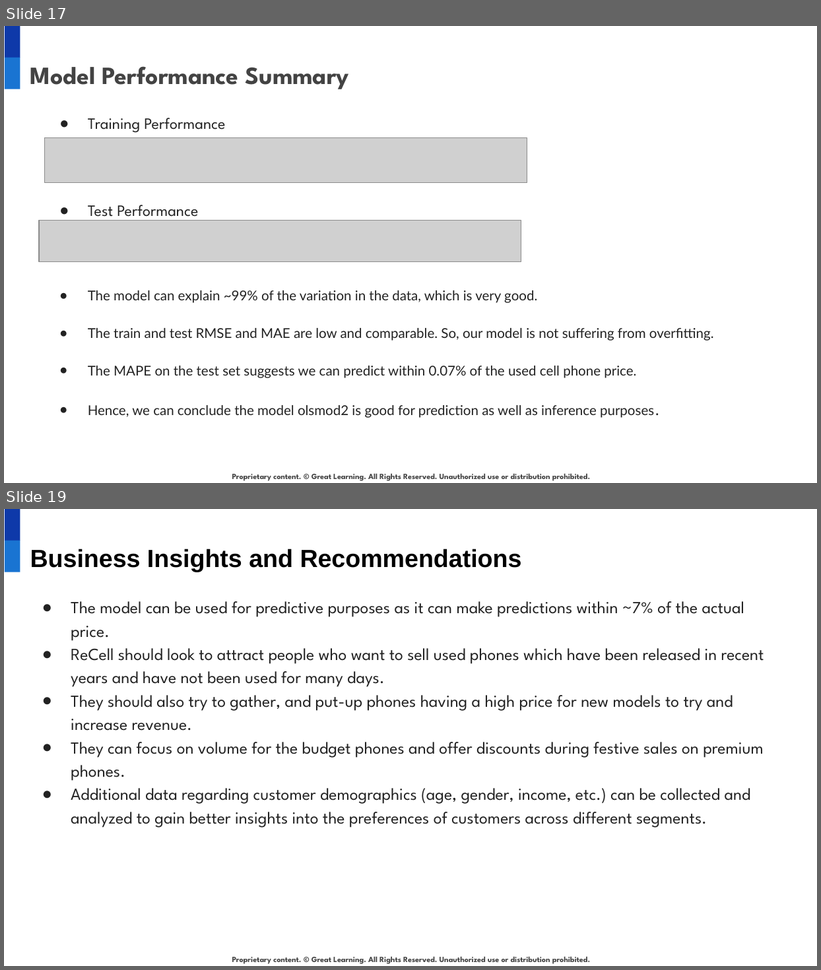
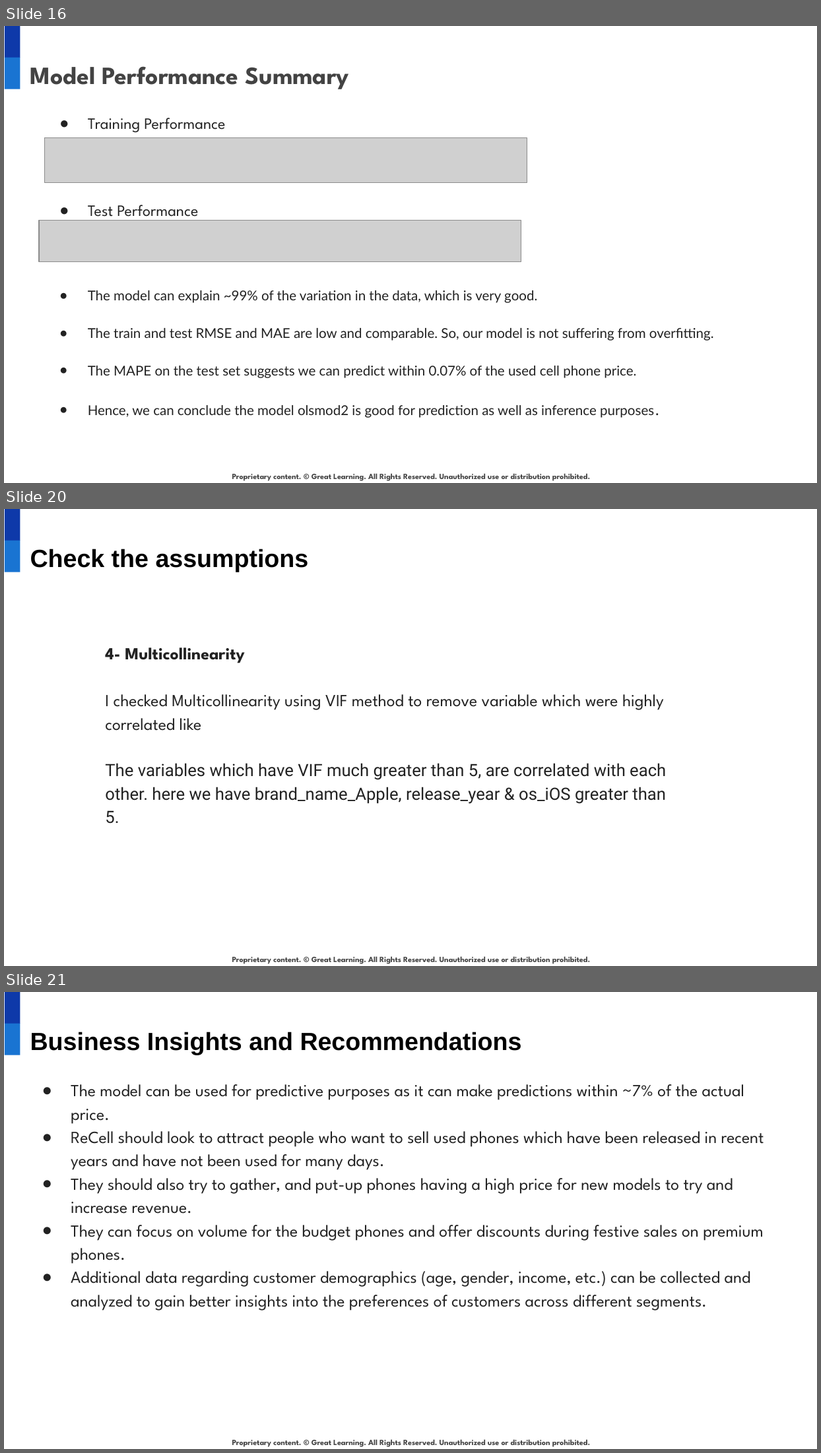
Before and after one commit to narges-shahmo/UT-Austin-Data-Science-Post-Graduate, a slide deck: linear regression/used_cellphone_presentation.pptx. Shown one above the other, each under a label of ours: slides 17 and 19 before the commit, slides 16, 20 and 21 after it; the slides between them are not shown. The pictures are 821x970 and 821x1453 pixels, drawn with LibreOffice and Linux fonts; fonts in the diff are those of the drawing; grey boxes stand for pictures; background and template pictures are left out. Boxes give left, top, right and bottom in pixels: in the first picture for what was removed or moved away, otherwise in the second. Text is boxed around its words. In the diff, an @@ line names an element or a change of style, - is before the commit and + after.

```diff
--- a/linear regression/used_cellphone_presentation.pptx
+++ b/linear regression/used_cellphone_presentation.pptx
@@ slide 20 added at (x1=4, y1=509, x2=817, y2=966), background #FFFFFF; not listed: 3 template elements that a slide beside it also shows @@
@@ title added at (x1=30, y1=549, x2=309, y2=572), 22 pt, text #000000, bold @@
+Check the assumptions
@@ text added at (x1=105, y1=648, x2=666, y2=824), 15 pt, text #222222 @@
+4- Multicollinearity
+I checked Multicollinearity using VIF method to remove variable which were highly correlated like
+The variables which have VIF much greater than 5, are correlated with each other. here we have brand_name_Apple, release_year & os_iOS greater than 5.
@@ what was slide 17 is now slide 16 @@
@@ what was slide 19 is now slide 21 @@
```
Also in this commit, not shown: 6 slides changed, 3 other slides added, 2 slides removed, 2 other files.
